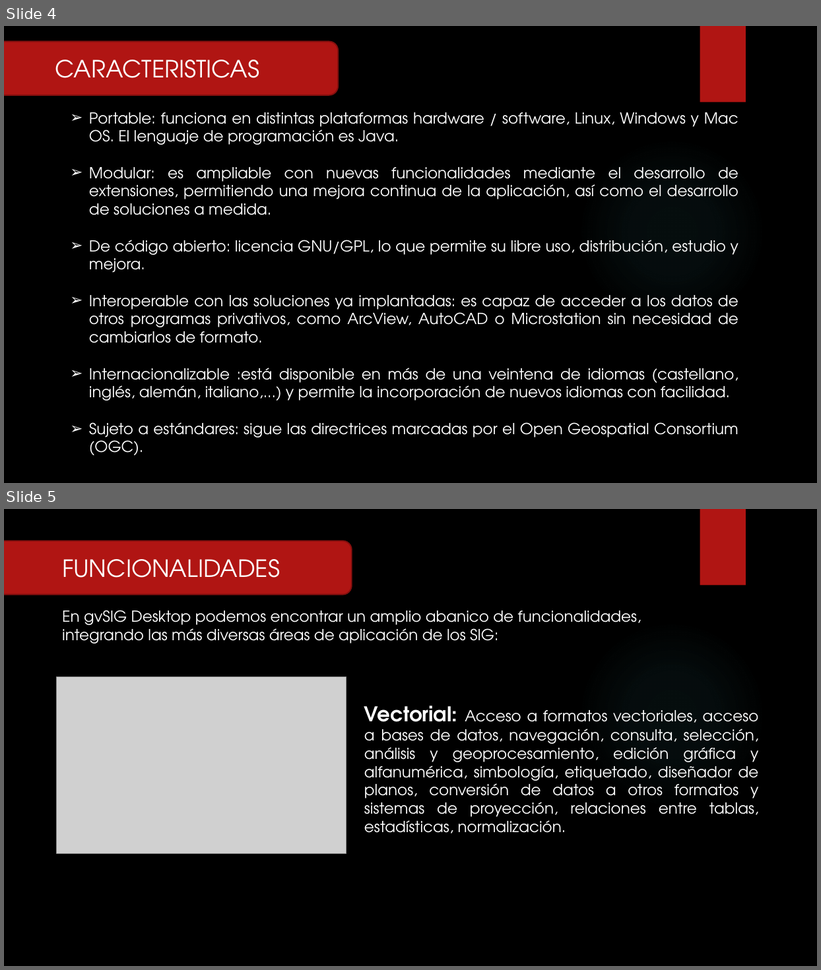
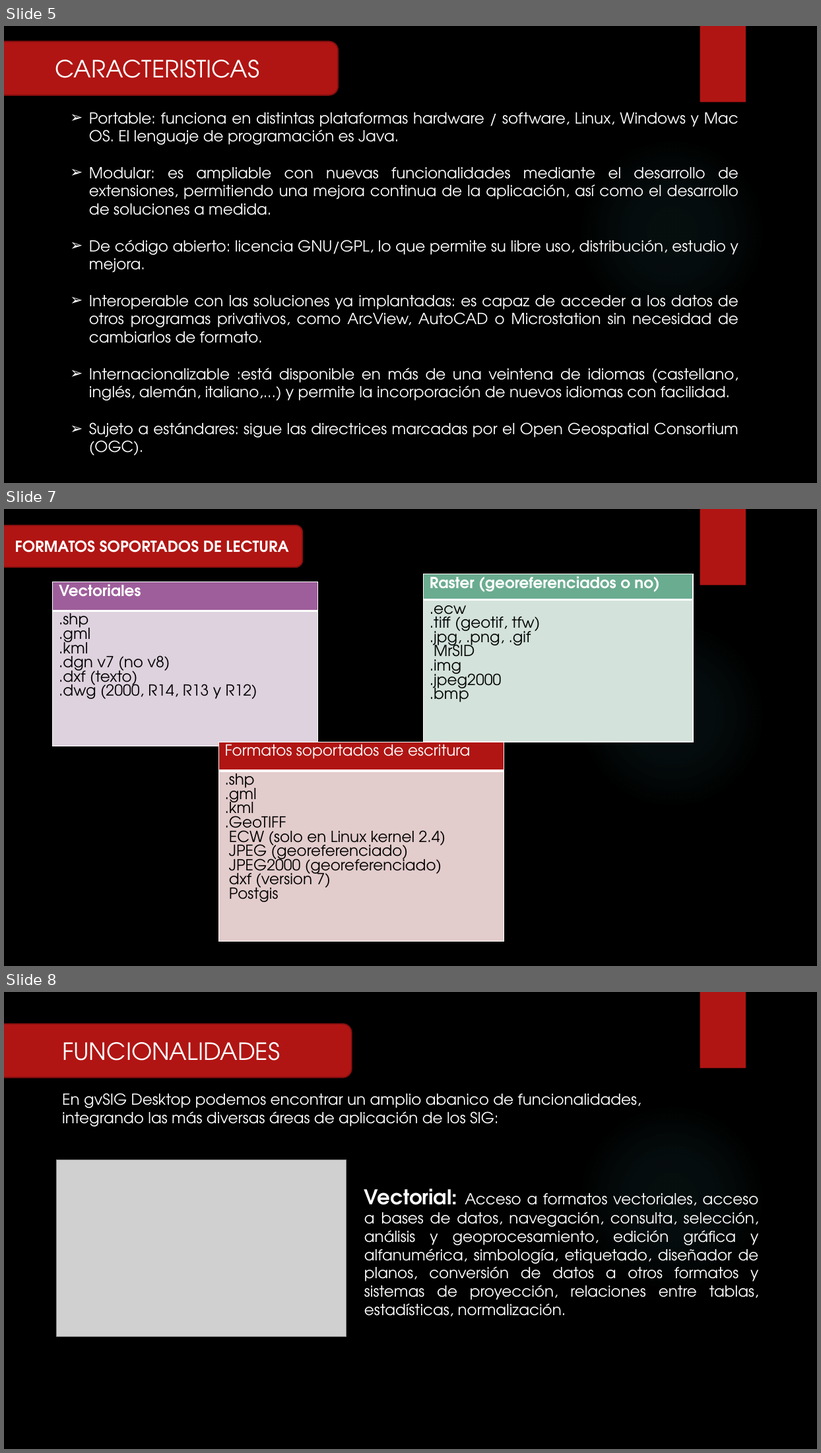
Before and after one commit to RFray/gvSIG, a slide deck: Expo-gvSIG.pptx. Shown one above the other, each under a label of ours: slides 4 and 5 before the commit, slides 5, 7 and 8 after it; the slides between them are not shown. The pictures are 821x970 and 821x1453 pixels, drawn with LibreOffice and Linux fonts; fonts in the diff are those of the drawing; grey boxes stand for pictures; background and template pictures are left out. Boxes give left, top, right and bottom in pixels: in the first picture for what was removed or moved away, otherwise in the second. Text is boxed around its words. In the diff, an @@ line names an element or a change of style, - is before the commit and + after.

```diff
--- a/Expo-gvSIG.pptx
+++ b/Expo-gvSIG.pptx
@@ slide 7 added at (4,509,817,966), background picture (left out); not listed: 2 template elements that a slide beside it also shows @@
@@ rounded rectangle added at (4,525,302,568), fill #B01513, outline #82100E 1.5 pt, 18 pt, text #FFFFFF, bold @@
+FORMATOS SOPORTADOS DE LECTURA
@@ table added at (53,582,318,747), 2 rows, 1 columns @@
+Vectoriales
+.shp / .gml / .kml / .dgn v7 (no v8) / .dxf (texto) / .dwg (2000, R14, R13 y R12)
@@ table added at (424,574,693,742), 2 rows, 1 columns @@
+Raster (georeferenciados o no)
+.ecw / .tiff (geotif, tfw) / .jpg, .png, .gif / MrSID / .img / .jpeg2000 / .bmp
@@ table added at (218,742,504,942), 2 rows, 1 columns @@
+Formatos soportados de escritura
+.shp / .gml / .kml / .GeoTIFF / ECW (solo en Linux kernel 2.4) / JPEG (georeferenciado) / JPEG2000 (georeferenciado) / dxf (version 7) / Postgis
@@ what was slide 4 is now slide 5 @@
@@ what was slide 5 is now slide 8 @@
```
Also in this commit, not shown: 5 slides changed, 9 other slides added.
